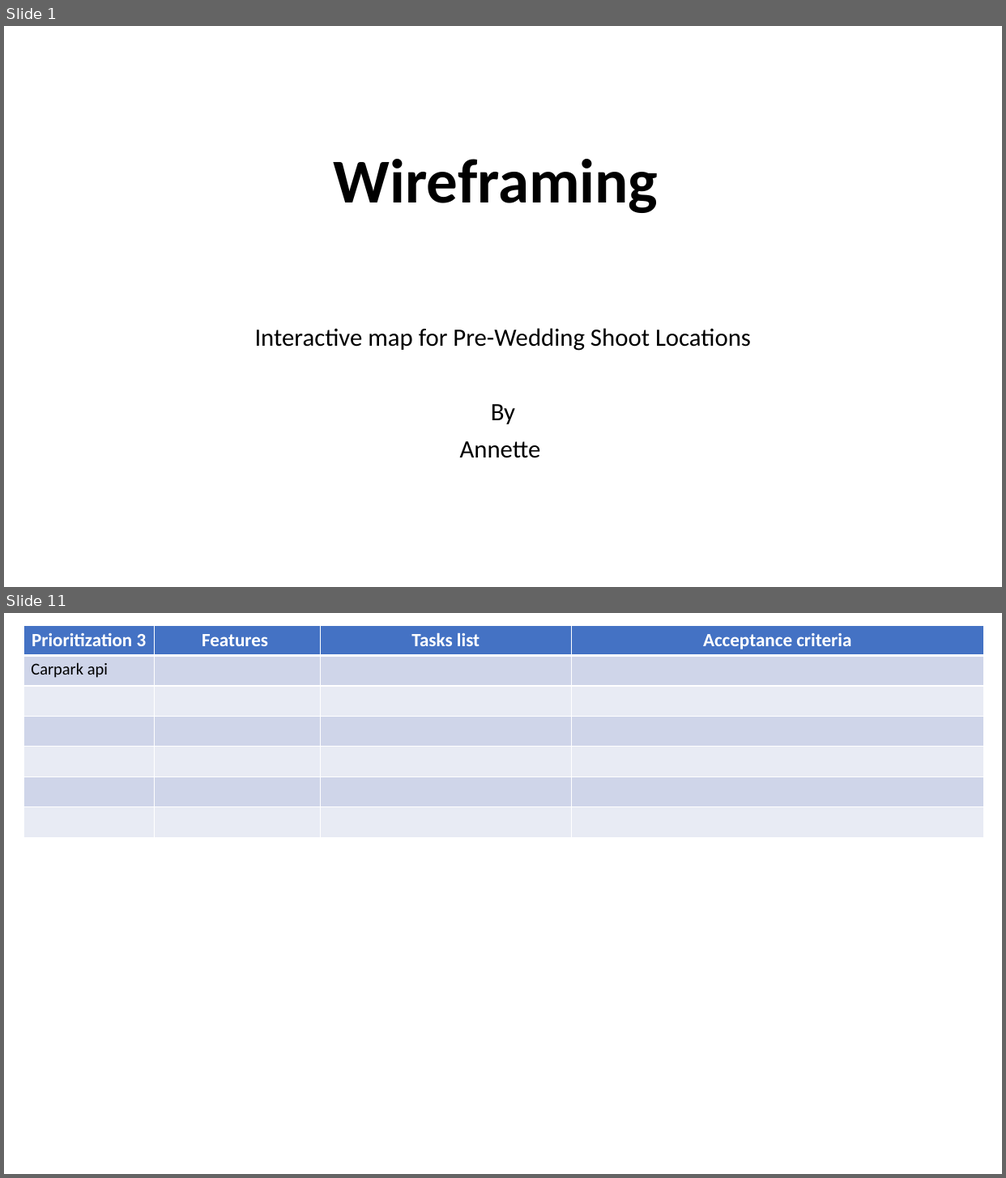
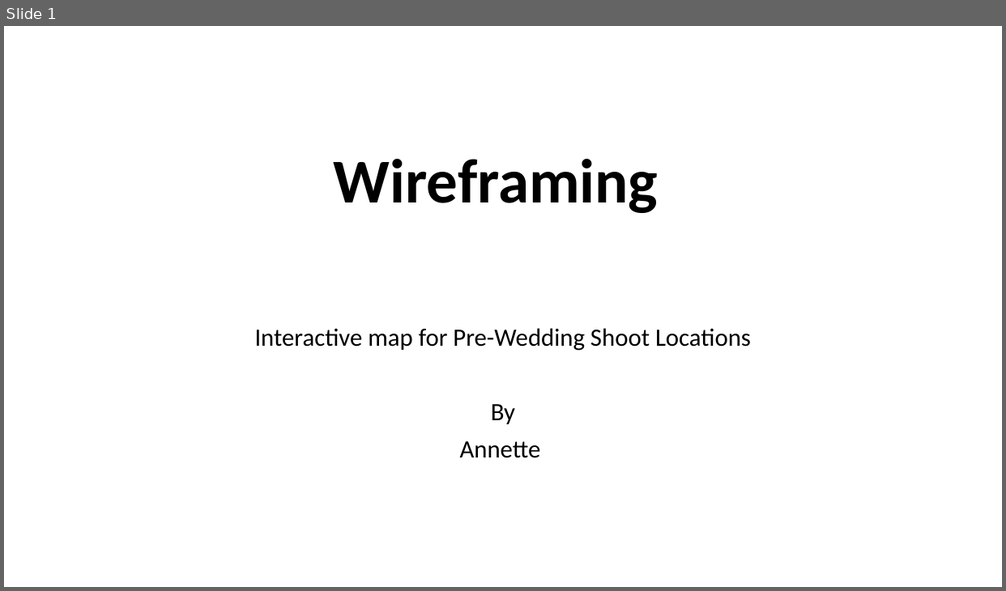
Before and after one commit to annette-p/pre-wedding-photoshoot-locations, a slide deck: wireframe.pptx. Shown one above the other, each under a label of ours: slides 1 and 11 before the commit, slide 1 after it; the slides between them are not shown. The pictures are 1006x1178 and 1006x591 pixels, drawn with LibreOffice and Linux fonts; fonts in the diff are those of the drawing. Boxes give left, top, right and bottom in pixels: in the first picture for what was removed or moved away, otherwise in the second. Text is boxed around its words. In the diff, an @@ line names an element or a change of style, - is before the commit and + after.

```diff
--- a/wireframe.pptx
+++ b/wireframe.pptx
@@ slide 11 removed at (x1=4, y1=613, x2=1002, y2=1174), background #FFFFFF @@
@@ table removed at (x1=23, y1=625, x2=984, y2=837), 7 rows, 4 columns @@
-Prioritization 3 | Features | Tasks list | Acceptance criteria
-Carpark api |  |  | 
- |  |  | 
- |  |  | 
- |  |  | 
- |  |  | 
- |  |  | 
```
Also in this commit, not shown: 3 slides changed, 1 slide added, 9 other slides removed, 42 other files.
